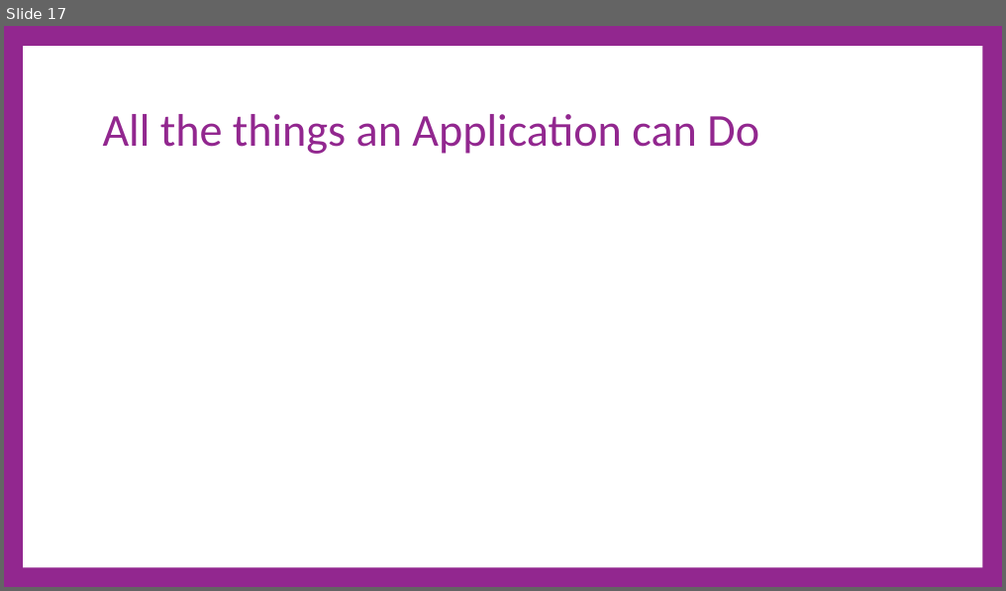
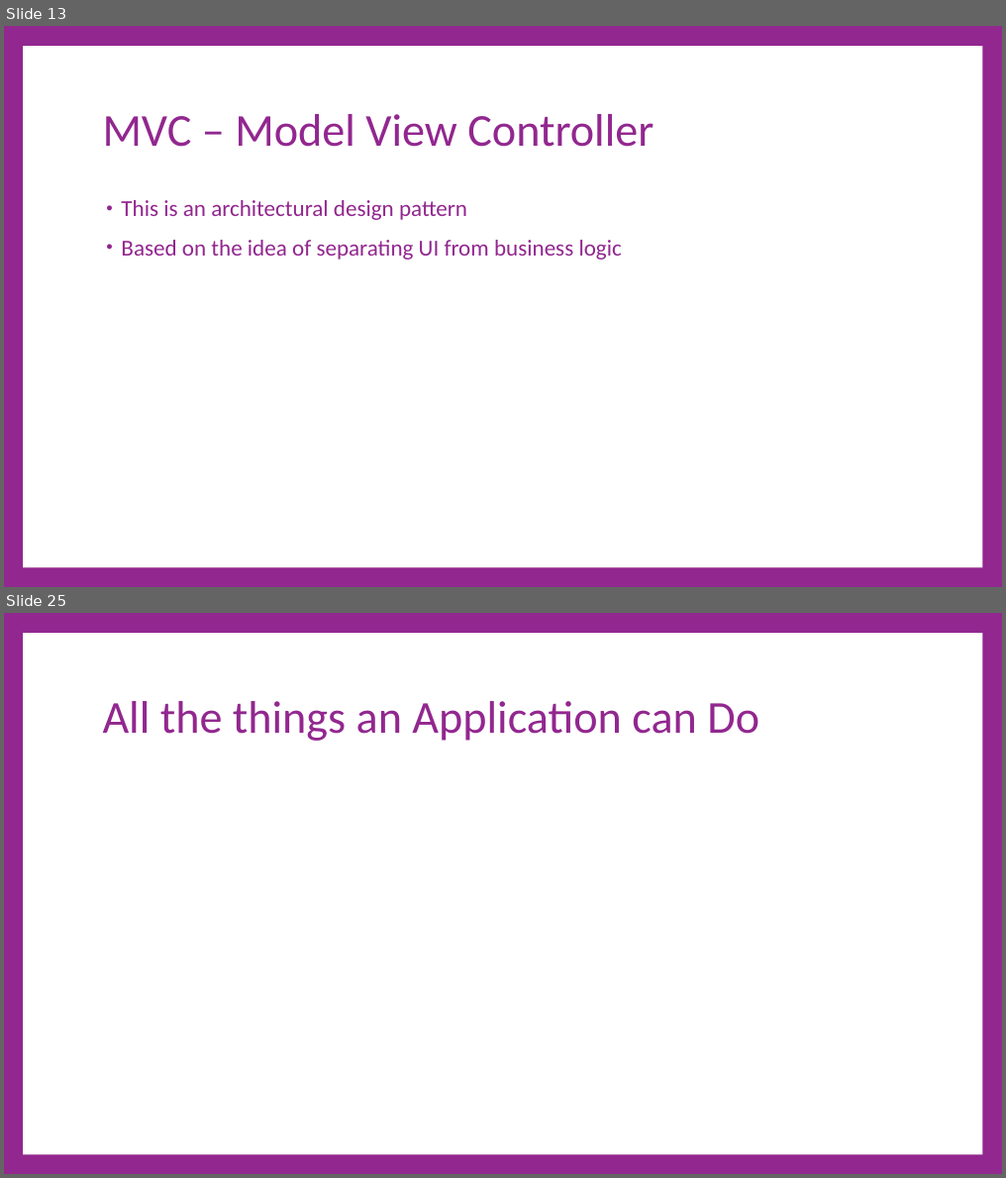
Before and after one commit to cdiggins/cs321, a slide deck: class-notes/cs321-winter-2023-lecture-17-architecture.pptx. Shown one above the other, each under a label of ours: slide 17 before the commit, slides 13 and 25 after it; the slides between them are not shown. The pictures are 1006x591 and 1006x1178 pixels, drawn with LibreOffice and Linux fonts; fonts in the diff are those of the drawing. Boxes give left, top, right and bottom in pixels: in the first picture for what was removed or moved away, otherwise in the second. Text is boxed around its words. In the diff, an @@ line names an element or a change of style, - is before the commit and + after.

```diff
--- a/class-notes/cs321-winter-2023-lecture-17-architecture.pptx
+++ b/class-notes/cs321-winter-2023-lecture-17-architecture.pptx
@@ slide 13 added at [4,26,1002,587], background #92278F; not listed: 1 template element that a slide beside it also shows @@
@@ title added at [103,114,653,147], 66 pt, text #92278F @@
+MVC – Model View Controller
@@ text added at [121,200,622,260], 33 pt, text #92278F @@
+• This is an architectural design pattern
+• Based on the idea of separating UI from business logic
@@ what was slide 17 is now slide 25 @@
```
Also in this commit, not shown: 7 slides changed, 18 other slides added, 10 slides removed, 1 other file.
